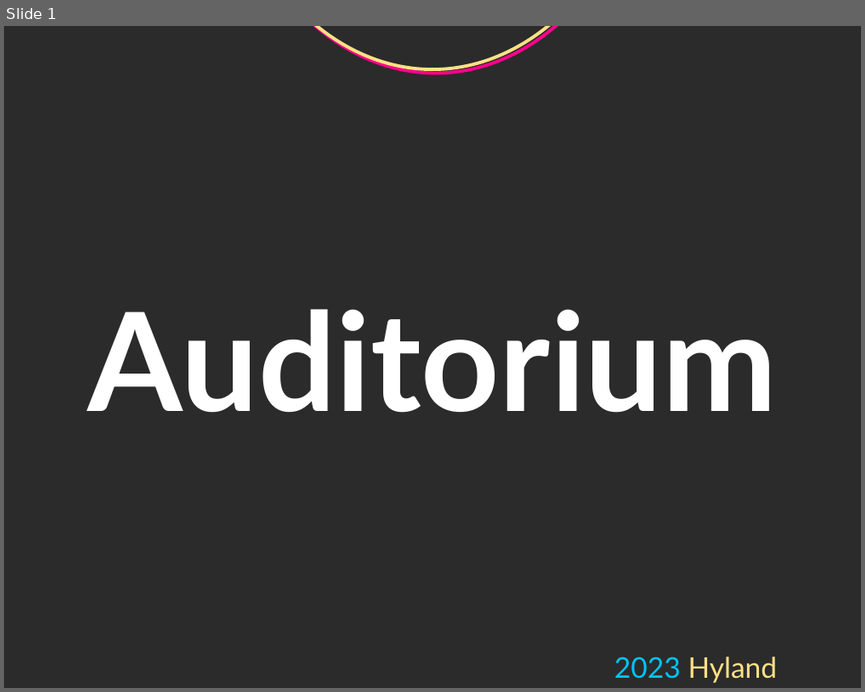
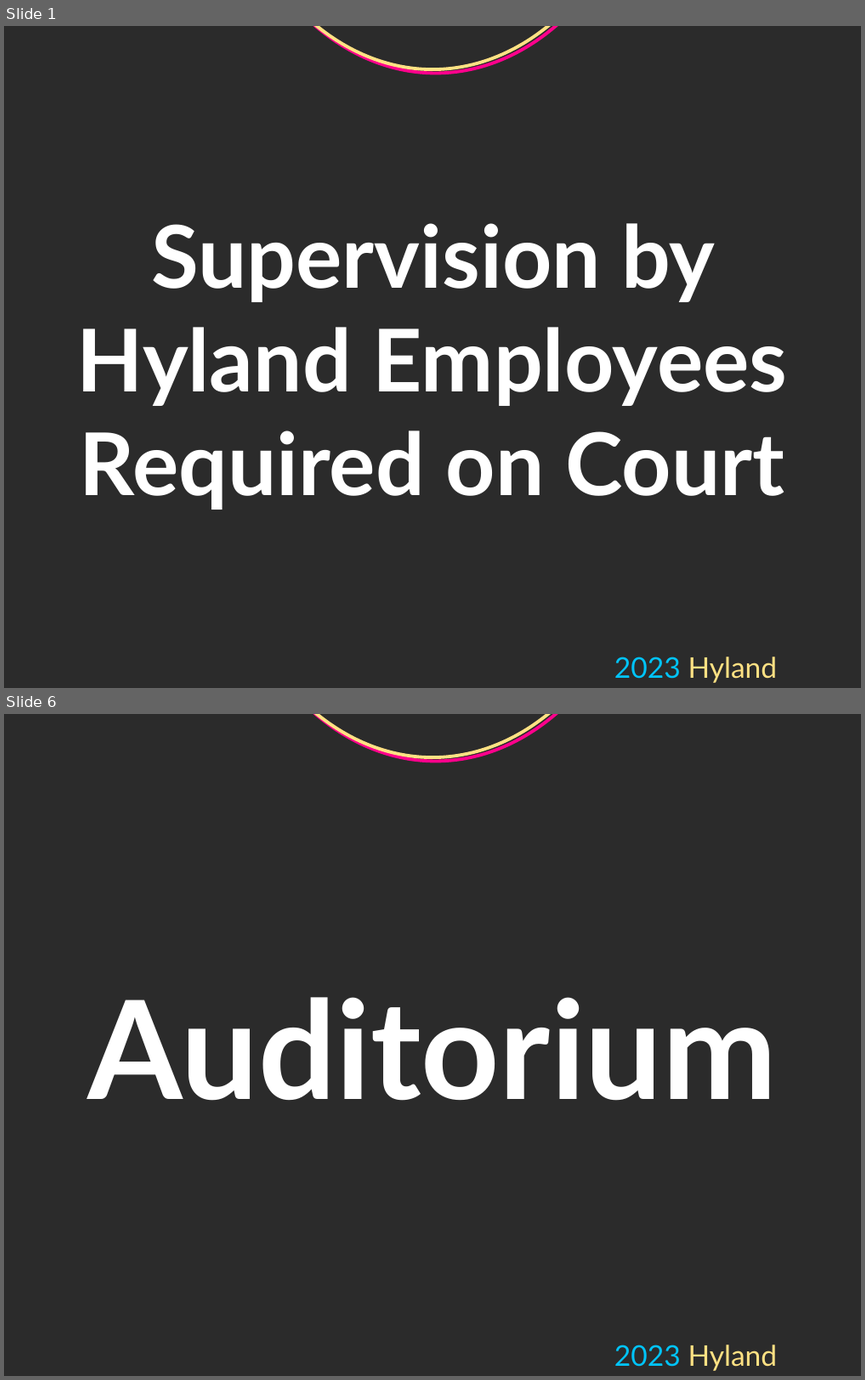
Before and after one commit to hylandtechoutreach/hackathon, a slide deck: MainEvents/HackathonSignage.pptx. Shown one above the other, each under a label of ours: slide 1 before the commit, slides 1 and 6 after it; the slides between them are not shown. The pictures are 865x692 and 865x1380 pixels, drawn with LibreOffice and Linux fonts; fonts in the diff are those of the drawing; background and template pictures are left out; a plain dark background stands for a picture behind light text. Boxes give left, top, right and bottom in pixels: in the first picture for what was removed or moved away, otherwise in the second. Text is boxed around its words. In the diff, an @@ line names an element or a change of style, - is before the commit and + after.

```diff
--- a/MainEvents/HackathonSignage.pptx
+++ b/MainEvents/HackathonSignage.pptx
@@ slide 1 added at (4,26,861,688), background picture (left out); not listed: 1 template element that a slide beside it also shows @@
@@ text added at (77,223,788,510), 80 pt, text #FFFFFF, bold @@
+Supervision by Hyland Employees Required on Court
@@ text added at (614,657,778,683), 26.4 pt, text #FFE183 @@
+2023 Hyland Hackathon
@@ what was slide 1 is now slide 6 @@
```
Also in this commit, not shown: 4 other slides added, 2 other files.
